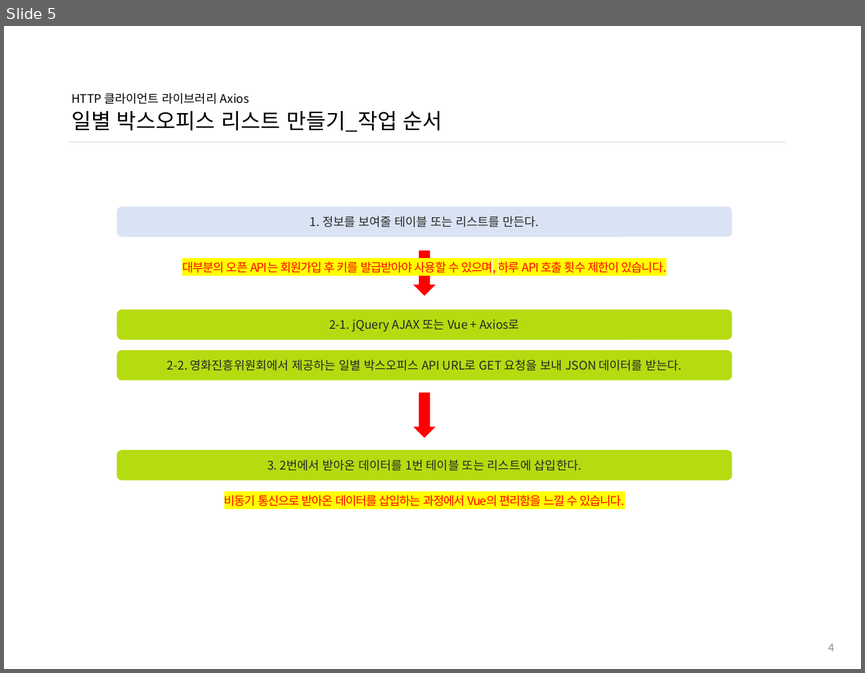
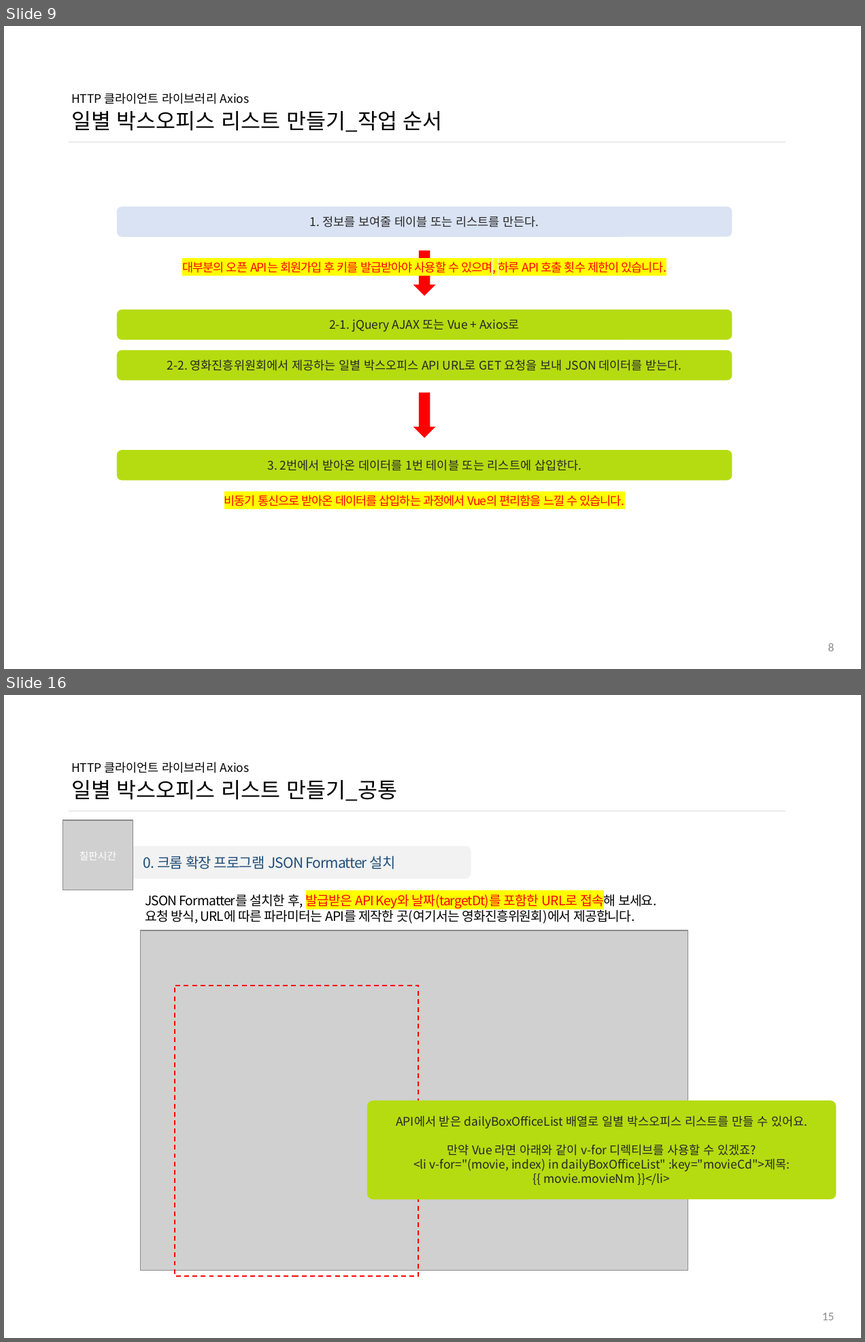
Before and after one commit to ddowon/vueStudy, a slide deck: 01.참고자료/191104_HTTP 클라이언트 라이브러리 Axios.pptx. Shown one above the other, each under a label of ours: slide 5 before the commit, slides 9 and 16 after it; the slides between them are not shown. The pictures are 865x673 and 865x1342 pixels, drawn with LibreOffice and Linux fonts; fonts in the diff are those of the drawing; grey boxes stand for pictures; background and template pictures are left out. Boxes give left, top, right and bottom in pixels: in the first picture for what was removed or moved away, otherwise in the second. Text is boxed around its words. In the diff, an @@ line names an element or a change of style, - is before the commit and + after.

Commit message:
11월 4일 11차 Axios 스터디 자료 업데이트

```diff
--- a/01.참고자료/191104_HTTP 클라이언트 라이브러리 Axios.pptx
+++ b/01.참고자료/191104_HTTP 클라이언트 라이브러리 Axios.pptx
@@ slide 16 added at [4, 695, 861, 1338], background #FFFFFF @@
@@ title added at [71, 762, 397, 801], 10 pt, text #000000 @@
+HTTP 클라이언트 라이브러리 Axios
+일별 박스오피스 리스트 만들기_공통
@@ line added from (68, 811) to (785, 811), #D9D9D9 0.5 pt @@
@@ picture added at [63, 820, 133, 890] @@
@@ text added at [79, 851, 117, 860], 8.5 pt, text #FFFFFF @@
+칠판시간
@@ rounded rectangle added at [107, 846, 471, 879], fill #F2F2F2, 12 pt, text #1F4E79 @@
+0. 크롬 확장 프로그램 JSON Formatter 설치
@@ text added at [145, 892, 657, 923], 11 pt, text #000000 @@
+JSON Formatter를 설치한 후, 발급받은 API Key와 날짜(targetDt)를 포함한 URL로 접속해 보세요.
+요청 방식, URL에 따른 파라미터는 API를 제작한 곳(여기서는 영화진흥위원회)에서 제공합니다.
@@ picture added at [140, 930, 687, 1270] @@
@@ rectangle added at [175, 985, 418, 1276], outline #FF0000 1 pt dashed @@
@@ rounded rectangle added at [367, 1100, 836, 1199], fill #B5DC11, 10 pt, text #262626 @@
+API에서 받은 dailyBoxOfficeList 배열로 일별 박스오피스 리스트를 만들 수 있어요.
+만약 Vue 라면 아래와 같이 v-for 디렉티브를 사용할 수 있겠죠?
+<li v-for="(movie, index) in dailyBoxOfficeList" :key="movieCd">제목: {{ movie.movieNm }}</li>
@@ page number added at [822, 1312, 834, 1320], 10 pt, text #8C8C8C @@
+15
@@ what was slide 5 is now slide 9 @@
@@ page number at [828, 643, 834, 651]: text changed @@
-4
+8
```
Also in this commit, not shown: 4 slides changed, 14 other slides added.
